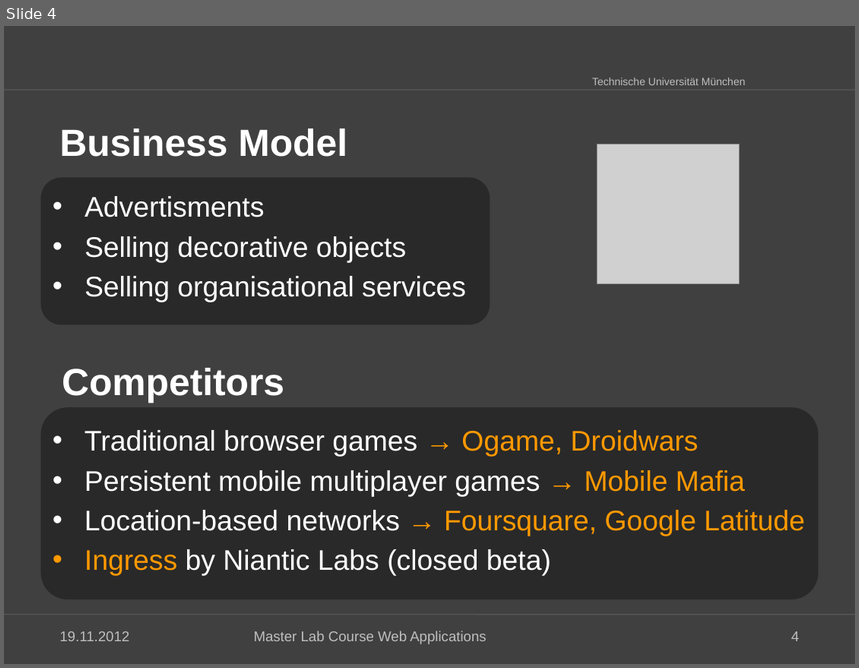
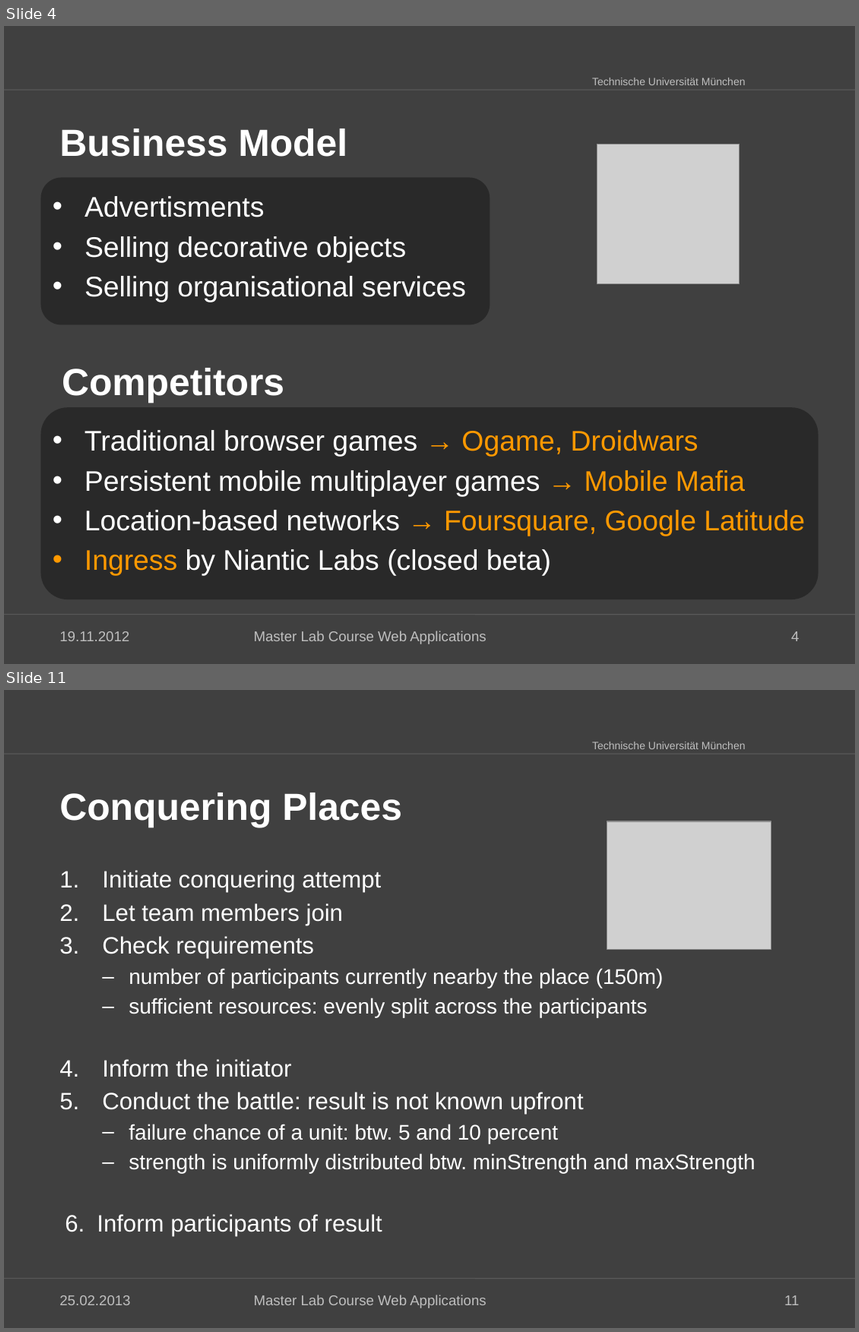
Before and after one commit to kneczaj/pi-puppids, a slide deck: docs/group4_Final_Presentation.pptx. Shown one above the other, each under a label of ours: slide 4 before the commit, slides 4 and 11 after it; the slides between them are not shown. The pictures are 859x668 and 859x1332 pixels, drawn with LibreOffice and Linux fonts; fonts in the diff are those of the drawing; grey boxes stand for pictures; background and template pictures are left out. Boxes give left, top, right and bottom in pixels: in the first picture for what was removed or moved away, otherwise in the second. Text is boxed around its words. In the diff, an @@ line names an element or a change of style, - is before the commit and + after.

```diff
--- a/docs/group4_Final_Presentation.pptx
+++ b/docs/group4_Final_Presentation.pptx
@@ slide 11 added at bbox=[4, 690, 855, 1328], background #404040; not listed: 3 template elements that a slide beside it also shows @@
@@ title added at bbox=[59, 793, 402, 828], 32 pt, text #FFFFFF, bold @@
+Conquering Places
@@ picture added at bbox=[607, 822, 771, 950] @@
@@ text added at bbox=[97, 870, 756, 1237], 18 pt, text #FFFFFF @@
+1. Initiate conquering attempt
+2. Let team members join
+3. Check requirements
+  – number of participants currently nearby the place (150m)
+  – sufficient resources: evenly split across the participants
+4. Inform the initiator
+5. Conduct the battle: result is not known upfront
+  – failure chance of a unit: btw. 5 and 10 percent
+  – strength is uniformly distributed btw. minStrength and maxStrength
+6. Inform participants of result
@@ text added at bbox=[59, 1296, 130, 1306], 12 pt, text #BFBFBF @@
+25.02.2013
@@ text added at bbox=[254, 1295, 486, 1309], 12 pt, text #BFBFBF @@
+Master Lab Course Web Applications
@@ page number added at bbox=[785, 1296, 799, 1306], 12 pt, text #BFBFBF @@
+11
```
Also in this commit, not shown: 2 slides changed, 7 other slides added, 8 other files.
